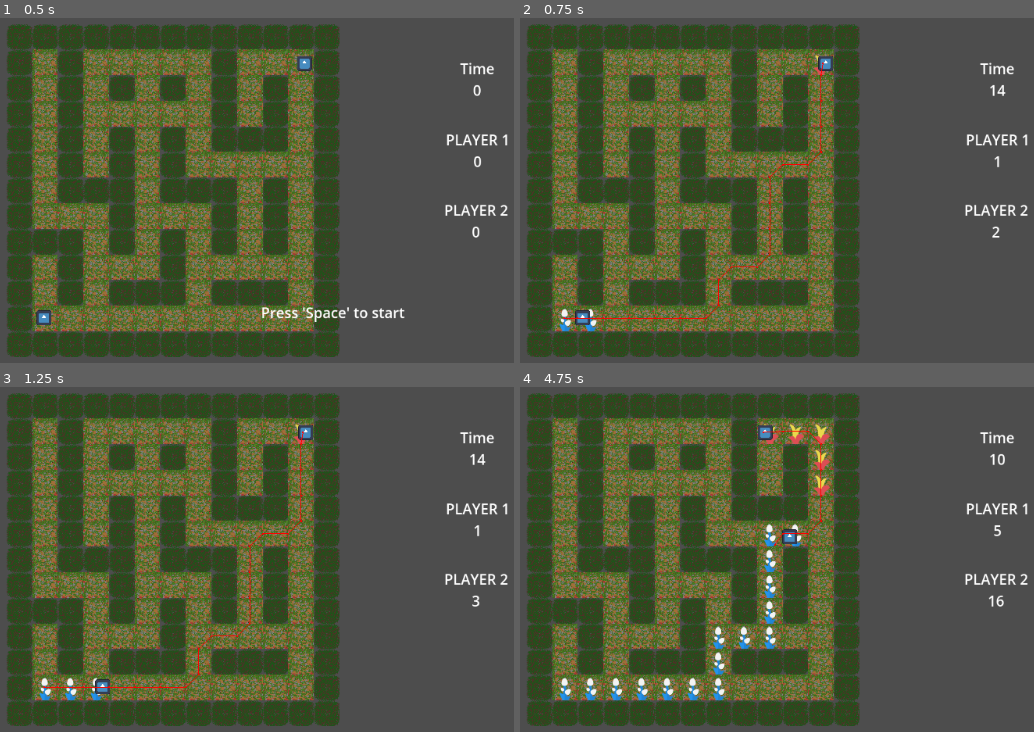
Above: before the commit, frames 1-4 (two rows, left to right).
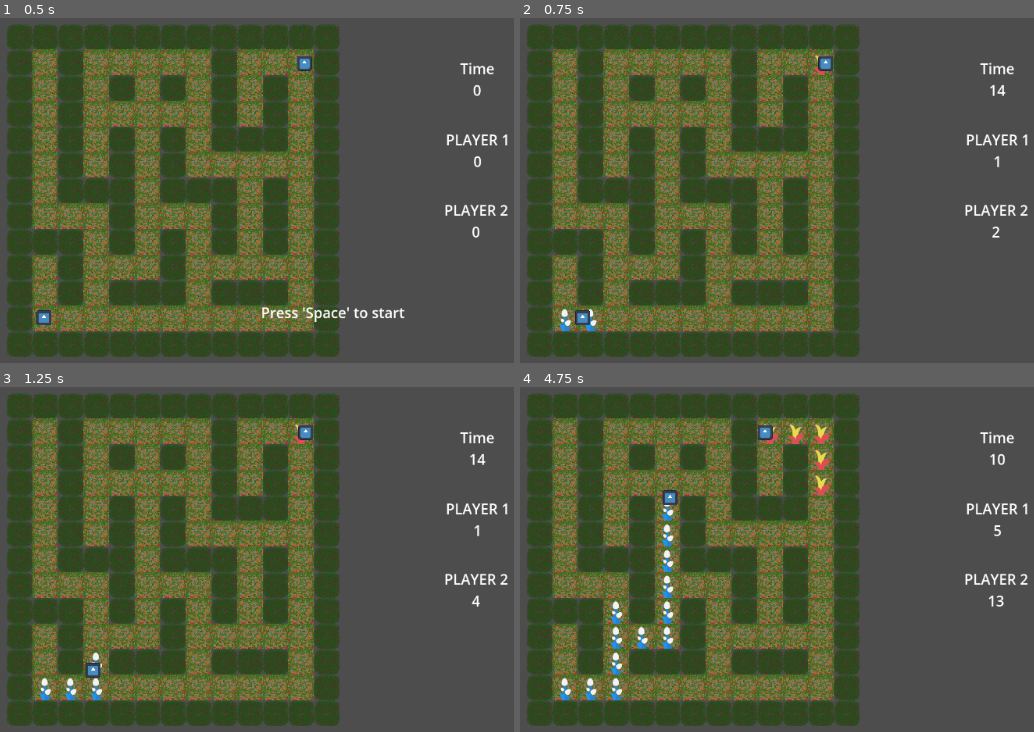
Above: after the commit, the same moments.

Repository: Pixelazation/CutTheCrop
Game: Godot game, scene res://scenes/test.tscn
Two runs of this game, one before a commit and one after it. Both use one fixed random seed, a clock stepped at 60 frames per second and the inputs below. The engine's default icon, where the game draws it, is replaced by a stand-in: a white triangle on a blue panel in a dark square.
Inputs:
- Up to frame 1 (0.5 s): no input
- Up to frame 2 (0.75 s): tap Space at 0.5 s; hold Right (p1_right) from 0.53 s (still down); hold S (p2_down) from 0.53 s (still down)
- Up to frame 3 (1.25 s): keep holding Right (p1_right); keep holding S (p2_down); tap Space at 0.77 s
- Up to frame 4 (4.75 s): release Right (p1_right) at 1.28 s; release S (p2_down) at 1.28 s; hold Down (p1_down) 1.28-2.03 s; tap A (p2_left) at 1.35, 4.35 s; tap Space at 1.52, 3.02, 3.77, 4.52 s; hold Right (p1_right) 2.03-2.78 s; hold D (p2_right) 2.03-2.78 s; hold Up (p1_up) 2.78-3.53 s; tap W (p2_up) at 2.85 s; hold S (p2_down) 3.53-4.28 s; hold Left (p1_left) from 3.53 s (still down)

Frame 1 is identical in both runs. In frame 2, 0.4% of the frame differs, in the area x 8-60%, y 12-88%; in frame 3, 0.7%; in frame 4, 2.6%, in the area x 17-95%, y 12-92%.

Commit message:
[Feature][Joshua] Modified pathfinding to not track player

Diff:
--- a/scenes/player2.gd
+++ b/scenes/player2.gd
@@ -4,6 +4,7 @@
 @export var score: int = 0
 @onready var tilemap = $"../TileMapLayer"  # Adjust path if needed
 @onready var crop_layer = $"../crops"
+@onready var wall_layer = $"../walls"
 @onready var opponent = $"../Player1"
 @onready var score_label = $"../../UI/P2 Info/Score"
 @onready var nav_agent := $Pathfinder as NavigationAgent2D
@@ -40,11 +41,72 @@
 	move_and_slide()
 
 func makepath():
-	nav_agent.target_position = opponent.global_position
+	var curr_tile = crop_layer.local_to_map(position)
+	var best_tile = get_best_tile(get_adjacent_tile_data(curr_tile))
+
+	nav_agent.target_position = crop_layer.to_global(crop_layer.map_to_local(best_tile))
+
+func get_adjacent_tiles(tile_pos: Vector2i) -> Array:
+	var neighbors = []
+	#var directions = [
+		#Vector2i(1, 0), Vector2i(-1, 0), Vector2i(0, 1), Vector2i(0, -1)
+	#]
+
+	var radius = 2
+	var directions = []
+
+	for i in range(-radius, radius + 1):
+		for j in range(-radius, radius + 1):
+			if i != 0 and j != 0:
+				directions.append(Vector2i(i, j))
+
+	randomize()
+	directions.shuffle()
+
+	for direction in directions:
+		var neighbor_pos = tile_pos + direction
+		neighbors.append(neighbor_pos)
+
+	return neighbors
+
+func get_adjacent_tile_data(tile_pos: Vector2i) -> Dictionary:
+	var adjacent_tiles = get_adjacent_tiles(tile_pos)
+	var data = {}
+
+	for neighbor in adjacent_tiles:
+		var tile_data = crop_layer.get_cell_tile_data(neighbor)
+		if tile_data:
+			data[neighbor] = tile_data.get_custom_data("environment")
+		else:
+			data[neighbor] = "empty"
+
+	return data
+
+func get_best_tile(tile_data: Dictionary):
+	var best_tile := Vector2i(-1, -1)
+
+	for tile in tile_data:
+		var tile_info = wall_layer.get_cell_tile_data(tile) as TileData
+
+		if best_tile == Vector2i(-1, -1):
+			if tile_info and not tile_info.get_collision_polygons_count(0) > 0:
+				best_tile = tile
+		elif tile_data[tile] == "crop1":
+			best_tile = tile
+		elif tile_data[tile] == "empty" and tile_data[best_tile] == "crop2":
+			if tile_info and not tile_info.get_collision_polygons_count(0) > 0:
+				best_tile = tile
+		#elif tile_data[tile] == "crop2":
+			#best_tile = tile
+
+	return best_tile
 
 func _on_pathfinder_timer_timeout():
 	makepath()
-	print("new path!")
+
+func _on_pathfinder_navigation_finished():
+	makepath()
+
 
 func place_crop():
 	var tile_pos = crop_layer.local_to_map(position)
--- a/scenes/test.tscn
+++ b/scenes/test.tscn
@@ -474,12 +474,10 @@
 path_postprocessing = 1
 avoidance_layers = 2
 avoidance_mask = 2
-debug_enabled = true
 debug_path_custom_color = Color(1, 0.231373, 0.0980392, 1)
 
 [node name="PathfinderTimer" type="Timer" parent="TileMapLayer/Player2"]
-wait_time = 0.8
-autostart = true
+wait_time = 3.0
 
 [node name="Camera2D" type="Camera2D" parent="."]
 position = Vector2(200, 154)
@@ -605,4 +603,6 @@
 label_settings = ExtResource("9_uacia")
 horizontal_alignment = 1
 
+[connection signal="link_reached" from="TileMapLayer/Player2/Pathfinder" to="TileMapLayer/Player2" method="_on_pathfinder_link_reached"]
+[connection signal="navigation_finished" from="TileMapLayer/Player2/Pathfinder" to="TileMapLayer/Player2" method="_on_pathfinder_navigation_finished"]
 [connection signal="timeout" from="TileMapLayer/Player2/PathfinderTimer" to="TileMapLayer/Player2" method="_on_pathfinder_timer_timeout"]
